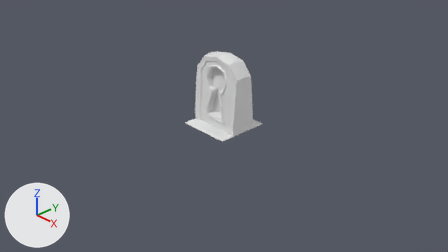
One commit to the Blender file Assets_Files/Environment/Floor_Tiles/Floor_Tiles.blend: the scene before it, then after it.
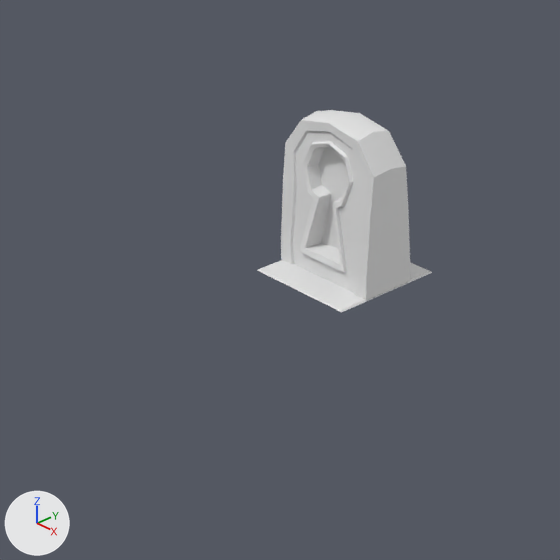
Old and new are each drawn from the file's camera 'Camera' and again close up on the part from 16% to 71% of the width and 1% to 100% of the height. The lights are fixed; the arrows at lower left show +X, +Y and +Z.

Names of what the first close-up shows: 'Floor_Tile', 'Locked_Door'.
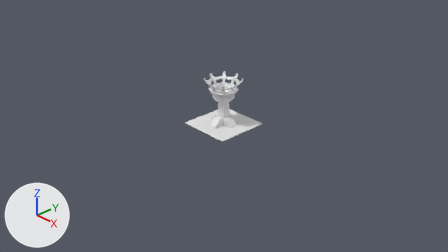
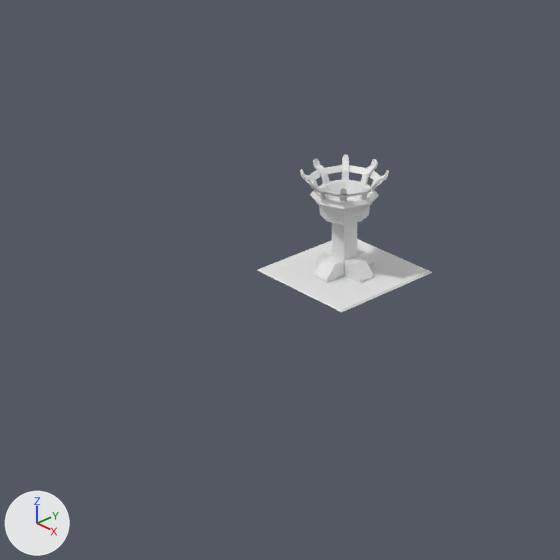
Changed parts and their boxes [x1, y1, x2, y2] in the close-ups (560 x 560 px):
'Locked_Door', hidden
    before: [281, 110, 410, 300]
'Brazier', added
    after: [300, 155, 389, 283]

The change in detail:
Mesh me_cube_005 is new.
It has 325 vertices, 301 faces and spans x -0.344..0.344, y -0.344..0.344, z 0.001..0.865.
Object 'Locked_Door' (ob_locked_door) is now hidden.
Object 'Brazier' (ob_brazier) is new; it shows me_cube_005.
Its location is (0.0, 0.0, 0.0).
